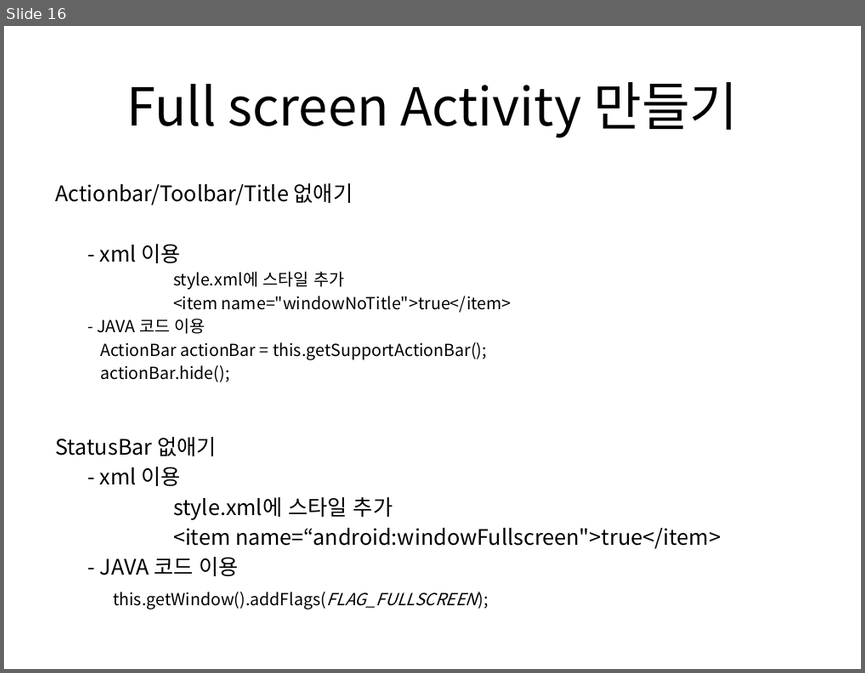
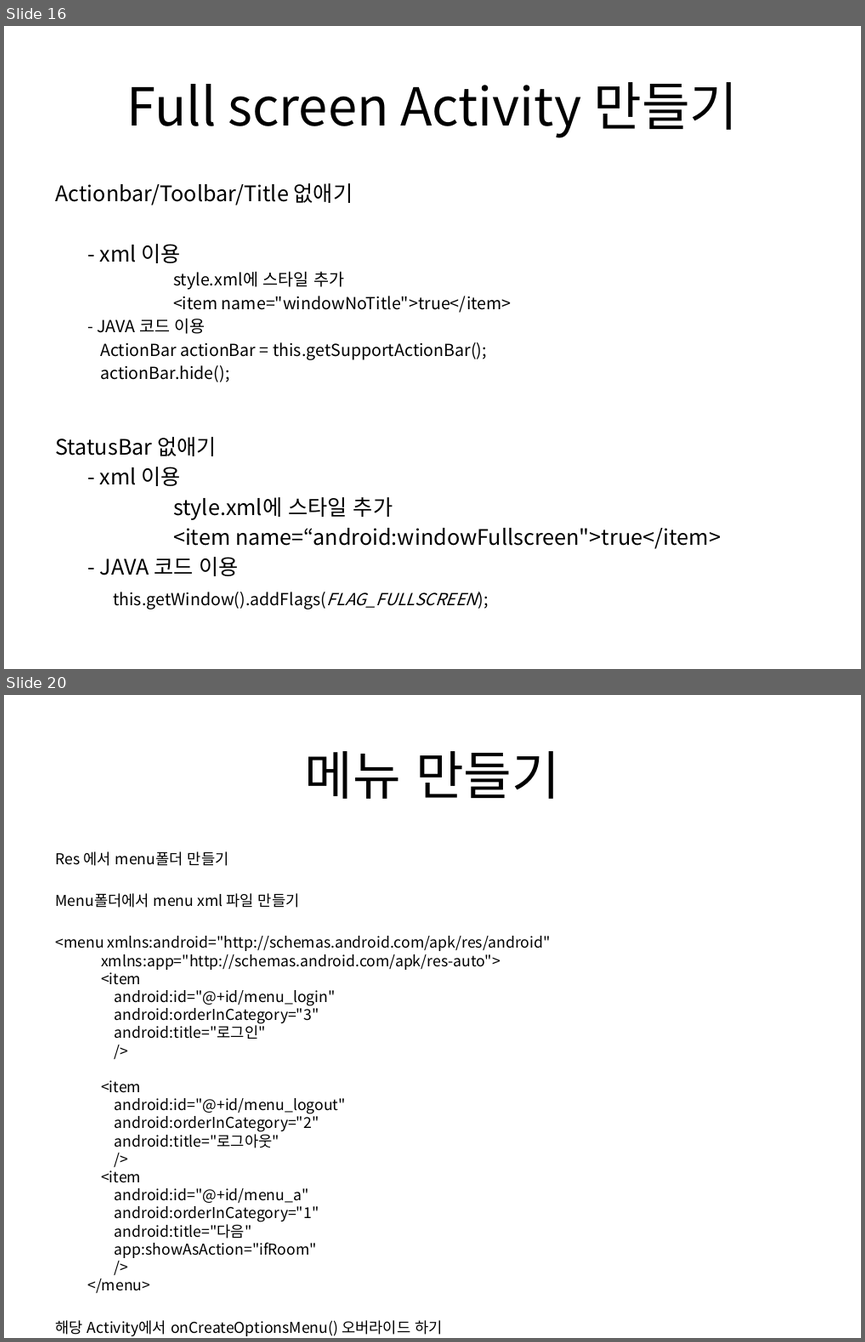
Before and after one commit to khko/android_edu, a slide deck: 01.Doc/프로젝트강의_01.pptx. Shown one above the other, each under a label of ours: slide 16 before the commit, slides 16 and 20 after it; the slides between them are not shown. The pictures are 865x673 and 865x1342 pixels, drawn with LibreOffice and Linux fonts; fonts in the diff are those of the drawing. Boxes give left, top, right and bottom in pixels: in the first picture for what was removed or moved away, otherwise in the second. Text is boxed around its words. In the diff, an @@ line names an element or a change of style, - is before the commit and + after.

Commit message:
[강사]
Actionbar 기능 추가

```diff
--- a/01.Doc/프로젝트강의_01.pptx
+++ b/01.Doc/프로젝트강의_01.pptx
@@ slide 20 added at (x1=4, y1=695, x2=861, y2=1338), background #FFFFFF @@
@@ title added at (x1=305, y1=751, x2=560, y2=799), 44 pt, text #000000 @@
+메뉴 만들기
@@ text added at (x1=55, y1=851, x2=551, y2=1336), 12.6 pt, text #000000 @@
+Res 에서 menu폴더 만들기
+Menu폴더에서 menu xml 파일 만들기
+<menu xmlns:android="http://schemas.android.com/apk/res/android"
+xmlns:app="http://schemas.android.com/apk/res-auto">
+<item
+android:id="@+id/menu_login"
+android:orderInCategory="3"
+android:title="로그인"
+/>
+<item
+android:id="@+id/menu_logout"
+android:orderInCategory="2"
+android:title="로그아웃"
+/>
+<item
+android:id="@+id/menu_a"
+android:orderInCategory="1"
+android:title="다음"
+app:showAsAction="ifRoom"
+/>
+</menu>
+해당 Activity에서 onCreateOptionsMenu() 오버라이드 하기
```
Also in this commit, not shown: 4 other slides added, 1 slide removed, 9 other files.
